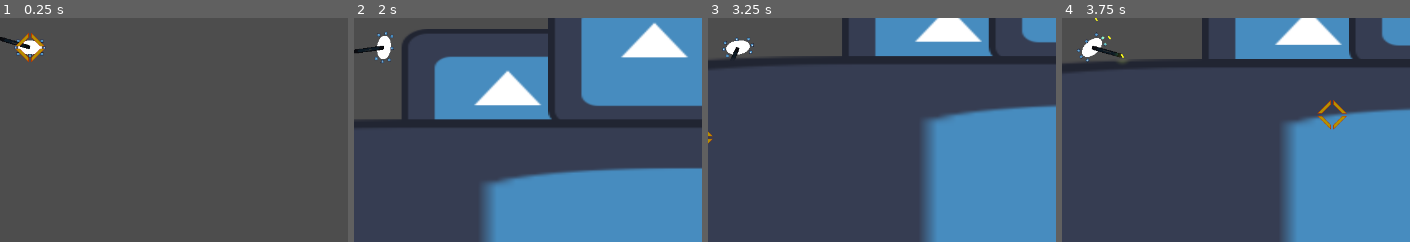
Above: before the commit, frames 1-4 (left to right).
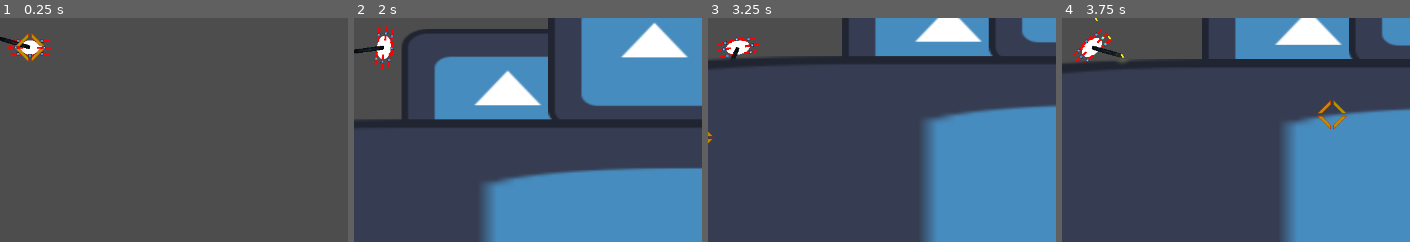
Above: after the commit, the same moments.

Repository: AndreaTerenz/MoonLander
Game: Godot game, scene res://Scenes/Main.tscn
Two runs of this game, one before a commit and one after it. Both use one fixed random seed, a clock stepped at 60 frames per second and the inputs below. The engine's default icon, where the game draws it, is replaced by a stand-in: a white triangle on a blue panel in a dark square.
Inputs (mouse positions are % of the whole screen's width and height, from its top left):
- Up to frame 1 (0.25 s): no input
- Up to frame 2 (2 s): move the mouse to (68, 45) at 0.52 s; press the mouse at (68, 45) at 0.53 s; move the mouse to (20, 55) at 1.27 s; release the mouse at (20, 55) at 1.28 s; click (20, 55) at 1.35 s
- Up to frame 3 (3.25 s): move the mouse to (54, 28) at 2.02 s; press the mouse at (54, 28) at 2.03 s; move the mouse to (37, 70) at 2.77 s; release the mouse at (37, 70) at 2.78 s; click (37, 70) at 2.85 s
- Up to frame 4 (3.75 s): move the mouse to (77, 65) at 3.52 s; press the mouse at (77, 65) at 3.53 s
The pictures show only the part of the screen within x 38-88%, y 43-93%; the shares and areas given below are measured in that part.

The runs differ from the first frame. In frame 1, 0.2% of the frame differs, in the area x 2-15%, y 9-18%; in frame 2, 0.3%, in the area x 5-12%, y 3-23%; in frame 3, 0.2%; in frame 4, 0.2%.
Error after the commit: Parse Error: Cannot infer the type of "e" variable because the value doesn't have a set type. (res://Scripts/Engine.gd:60)

Commit message:
Fuel and ammo consumption

Diff:
--- a/Scripts/Engine.gd
+++ b/Scripts/Engine.gd
@@ -1,5 +1,7 @@
 class_name LanderEngine
 extends Node2D
+
+signal out_of_fuel
 
 enum ENGINE_MODE {
 	SOLID = 0,
@@ -9,18 +11,29 @@
 @onready var thrust_target := %ThrustTarget
 @onready var db_tex := $"DB tex"
 
+@export var enabled := true
 @export_enum("SOLID", "LIQUID") var mode : int = ENGINE_MODE.LIQUID
 @export var thrust_vec_override := Vector2.ZERO
 @export var max_thrust := 100.0
 @export var action := ""
+@export var tank_capacity := 4000
+# max units of fuel consumed per second
+@export var tank_max_consumption := 1.
 @export_range(0., 1., .0001) var acceleration := .6
 
 var parent_ship : Lander = null
-var current_thrust := 0.
+var current_thrust_ratio := 0.
+var current_tank_level = tank_capacity
 
 func _ready():
-	if get_parent() is Lander:
-		parent_ship = get_parent()
+	var p = get_parent()
+
+	if p is Lander:
+		await p.ready
+
+		parent_ship = p
+		parent_ship.add_engine(self)
+
 		db_tex.look_at(parent_ship.global_position)
 
 		if thrust_vec_override != Vector2.ZERO:
@@ -28,25 +41,38 @@
 		else:
 			thrust_target.global_position = parent_ship.global_position
 
-func get_thrust():
+func get_thrust_ratio():
 	if mode == ENGINE_MODE.SOLID:
-		if Input.is_action_just_pressed(action) or current_thrust != 0.:
-			return max_thrust
+		if Input.is_action_just_pressed(action) or current_thrust_ratio != 0.:
+			return 1.
 	elif mode == ENGINE_MODE.LIQUID:
 		if Input.is_action_pressed(action):
-			return lerpf(current_thrust, max_thrust, acceleration)
+			return lerpf(current_thrust_ratio, 1., acceleration)
 		elif Input.is_action_just_released(action):
 			return 0.
 
 	return 0.
 
+func can_run():
+	return (action != "") and current_tank_level > 0 and enabled
+
 func _process(delta):
-	if action != "":
+	var e := can_run()
+
+	if e:
 		var offset = parent_ship.global_position - self.global_position
 		var thrust_vector = (thrust_target.global_position - self.global_position).normalized()
 
-		current_thrust = get_thrust()
-		parent_ship.apply_force(thrust_vector * current_thrust, offset)
+		current_thrust_ratio = get_thrust_ratio()
 
-		db_tex.look_at(thrust_target.global_position)
-		db_tex.visible = (current_thrust != 0.)
+		var thrust = current_thrust_ratio * max_thrust
+		parent_ship.apply_force(thrust_vector * thrust, offset)
+
+		var consumption = current_thrust_ratio * tank_max_consumption
+		current_tank_level -= consumption
+
+		if current_tank_level <= 0.:
+			out_of_fuel.emit()
+
+	db_tex.look_at(thrust_target.global_position)
+	db_tex.visible = current_thrust_ratio != 0. and e
--- /dev/null
+++ b/Scripts/Globals.gd
@@ -0,0 +1,10 @@
+extends Node
+
+signal lander_set(l)
+
+var lander : Lander = null
+
+func set_lander(l: Lander):
+	if not lander:
+		lander = l
+		lander_set.emit(lander)
--- a/Scripts/Gun.gd
+++ b/Scripts/Gun.gd
@@ -1,26 +1,32 @@
+class_name LanderGun
 extends Node2D
 
 @onready var muzzle := %Muzzle
 @onready var timer := %Timer
 
-@export var muzzle_velocity = 10000.0
+@export var enabled := true
+@export var muzzle_velocity = 10000.
 @export var autofire := true
 # rounds per second
 @export_range(0.1, 1000, 0.1) var rps := 5.
 @export_range(0., 1., .01) var max_spread = .1
+@export var max_ammo := 1000.
 @export var bullet_scn = preload("res://Scenes/bullet.tscn")
 
 var parent_ship : Lander = null
+var current_ammo_count := max_ammo
 
 func _ready():
-	timer.wait_time = (1.0 / rps)
-	timer.one_shot = true
-
 	var p = get_parent()
-	await p.ready
 
 	if p is Lander:
+		await p.ready
+
 		parent_ship = p
+		parent_ship.add_gun(self)
+
+		timer.wait_time = (1.0 / rps)
+		timer.one_shot = true
 
 func _process(delta):
 	var target = get_global_mouse_position()
@@ -33,15 +39,23 @@
 		var target_dist = global_position.distance_squared_to(target)
 		var angle = rotation
 
-		angle += remap(randf(), 0., 1., -1., 1.) * max_spread/2. * PI/3.
+		var angle_delta = remap(randf(), 0., 1., -1., 1.) * max_spread/2. * PI/3.
+		angle += angle_delta
 
 		target.x = target_dist * cos(angle)
 		target.y = target_dist * sin(angle)
 
 		b.shoot(target, muzzle_velocity, muzzle.global_position, get_tree().root)
+		current_ammo_count -= 1
+
 		timer.start()
 
 func can_shoot():
+	enabled = enabled and (current_ammo_count > 0)
+
+	if not enabled:
+		return false
+
 	if autofire:
 		return (Input.is_action_pressed("shoot") and timer.is_stopped())
 	else:
--- a/Scripts/Lander.gd
+++ b/Scripts/Lander.gd
@@ -2,3 +2,17 @@
 extends RigidBody2D
 
 @onready var crosshair : Sprite2D = %Crosshair
+
+var engines : Array[LanderEngine] = []
+var guns : Array[LanderGun] = []
+
+func _ready():
+	Globals.set_lander(self)
+
+func add_engine(e: LanderEngine):
+	if not e in engines:
+		engines.append(e)
+
+func add_gun(g: LanderGun):
+	if not g in guns:
+		guns.append(g)
--- a/project.godot
+++ b/project.godot
@@ -23,11 +23,17 @@
 "class": &"LanderEngine",
 "language": &"GDScript",
 "path": "res://Scripts/Engine.gd"
+}, {
+"base": "Node2D",
+"class": &"LanderGun",
+"language": &"GDScript",
+"path": "res://Scripts/Gun.gd"
 }]
 _global_script_class_icons={
 "Bullet": "",
 "Lander": "",
-"LanderEngine": ""
+"LanderEngine": "",
+"LanderGun": ""
 }
 
 [application]
@@ -40,6 +46,7 @@
 [autoload]
 
 IC="*res://Scripts/Icecream.gd"
+Globals="*res://Scripts/Globals.gd"
 
 [display]
 
Not shown: 2 places in Scenes/bullet.tscn that only renumber resources
